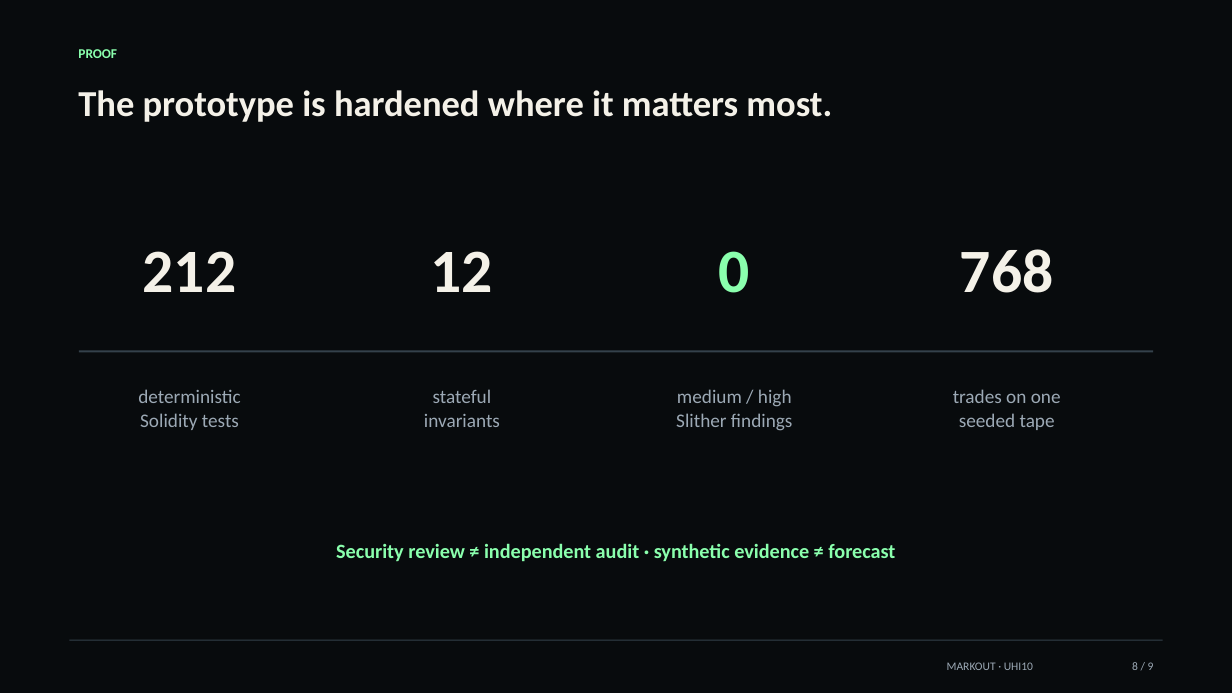
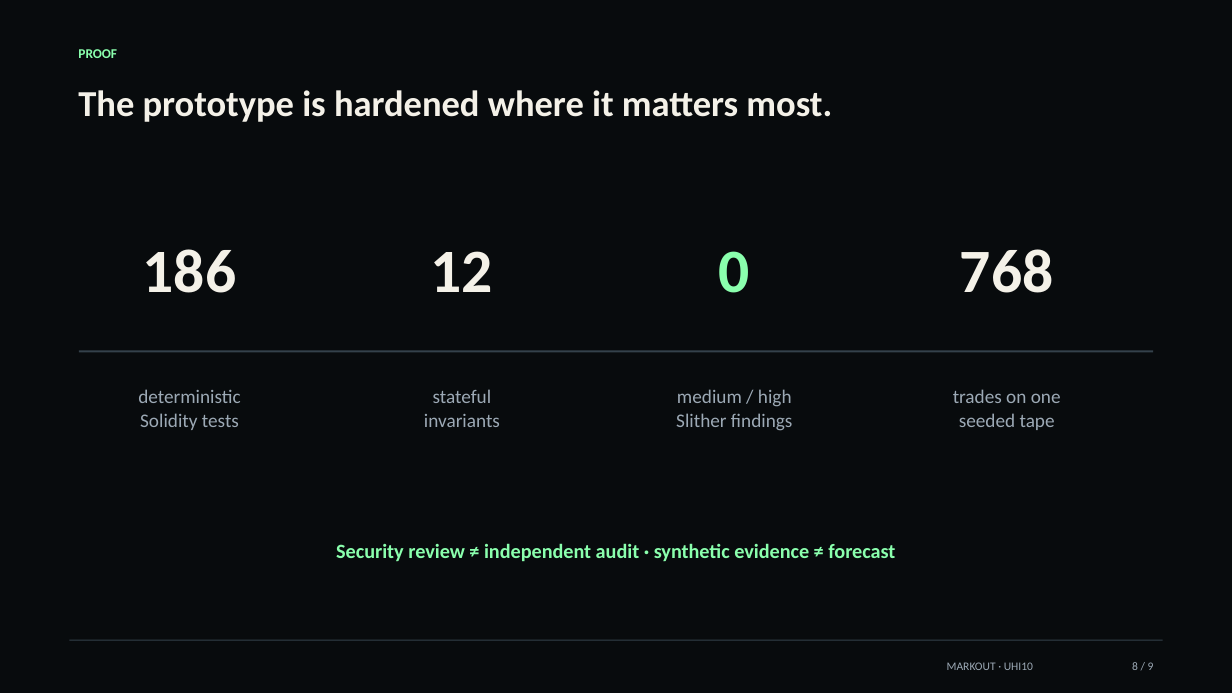
Before and after one commit to RudraBhaskar9439/markout-hook, a slide deck: slide 8 of presentation/MARKOUT-UHI10.pptx. Drawn at 1232x693 pixels with LibreOffice and Linux fonts; fonts in the diff are those of the drawing. Boxes give left, top, right and bottom in pixels: in the first picture for what was removed or moved away, otherwise in the second. Text is boxed around its words. In the diff, an @@ line names an element or a change of style, - is before the commit and + after.

Commit message:
docs: add public Circle proof to judge deck

```diff
--- a/presentation/MARKOUT-UHI10.pptx
+++ b/presentation/MARKOUT-UHI10.pptx
@@ text at [143,249,236,293]: text changed @@
-212
+186
```
